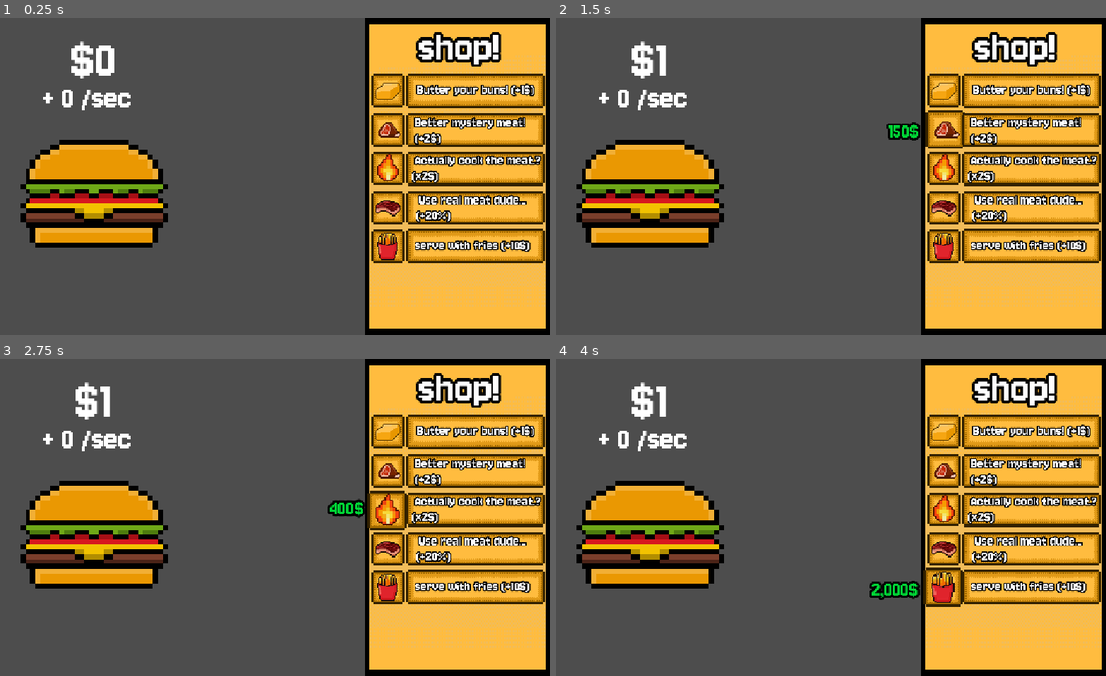
Above: before the commit, frames 1-4 (two rows, left to right).
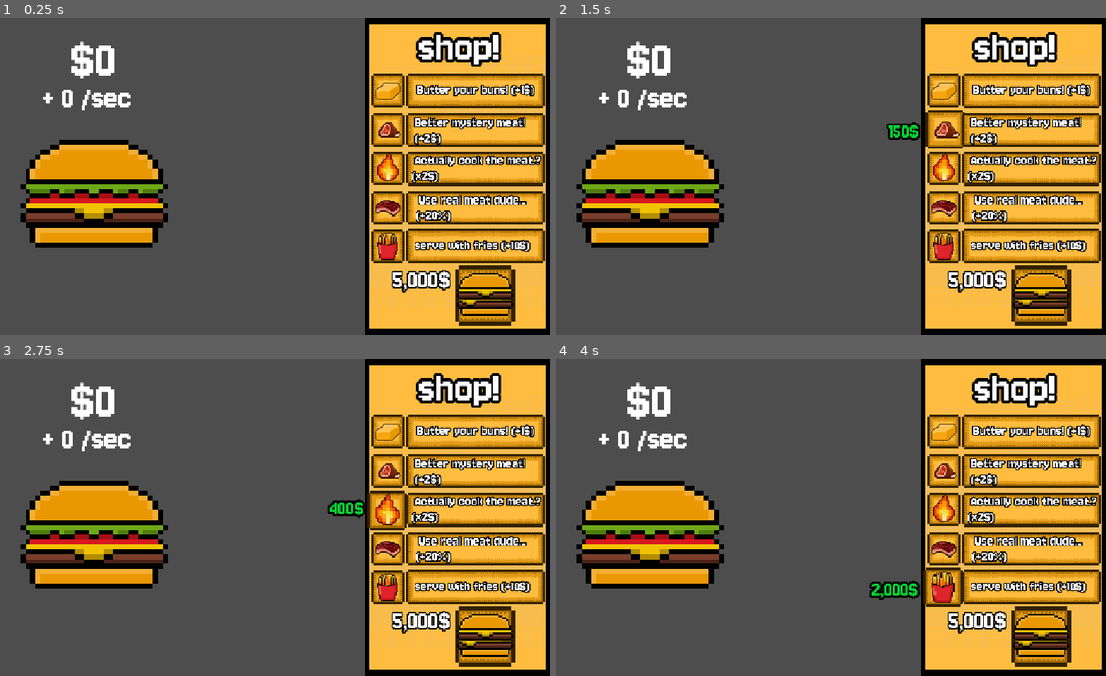
Above: after the commit, the same moments.

Repository: youswiftlmao/clicker_game
Game: Godot game, scene res://game.tscn
Same seed, same stepped clock (60 frames per second), same inputs: the game is played once before the commit and once after it. The project has no main scene, so this scene is started directly.
Inputs (mouse positions are in pixels of both pictures, inside the frame that each line leads up to):
- Up to frame 1 (0.25 s): no input
- Up to frame 2 (1.5 s): click (649, 192) at 0.5 s; click (946, 128) at 1.25 s
- Up to frame 3 (2.75 s): click (390, 507) at 2 s
- Up to frame 4 (4 s): click (946, 549) at 2.75 s; click (946, 587) at 3.5 s

The runs differ from the first frame. In frame 1, 2.5% of the frame differs, in the area x 71-94%, y 78-98%; in frame 2, 3.0%, in the area x 12-94%, y 7-98%; in frame 3, 3.0%; in frame 4, 3.0%.

Commit message:
finished first segment on the clicker game added all upgrades smoothened thew tweening finished and poliushed all animations working on the 2nd segmet total 4 segment finished one will be easy soon will finish everything and shippie yay :D

Diff:
--- a/game.tscn
+++ b/game.tscn
@@ -17,6 +17,7 @@
 [ext_resource type="Script" uid="uid://o1pyhd05dras" path="res://scripts/use_real_meat.gd" id="14_boyg6"]
 [ext_resource type="Script" uid="uid://btp8og3unhsfg" path="res://scripts/serv_w__fried.gd" id="16_e36ub"]
 [ext_resource type="Texture2D" uid="uid://clb5c0sjexpoq" path="res://assets/DONE.png" id="17_e8heu"]
+[ext_resource type="Texture2D" uid="uid://c0ijmtfsskwmj" path="res://assets/chese.png" id="18_rvswv"]
 
 [sub_resource type="Animation" id="Animation_feb5d"]
 resource_name = "PRESSED"
@@ -323,6 +324,22 @@
 "values": [Color(1, 1, 1, 0), Color(1, 1, 1, 1)]
 }
 
+[sub_resource type="Animation" id="Animation_iu0sx"]
+resource_name = "pressed"
+length = 0.2
+tracks/0/type = "value"
+tracks/0/imported = false
+tracks/0/enabled = true
+tracks/0/path = NodePath(".:scale")
+tracks/0/interp = 1
+tracks/0/loop_wrap = true
+tracks/0/keys = {
+"times": PackedFloat32Array(0, 0.10004495, 0.2),
+"transitions": PackedFloat32Array(1, 1, 1),
+"update": 0,
+"values": [Vector2(2.5, 2.5), Vector2(2.1594524, 2.1594524), Vector2(2.5, 2.5)]
+}
+
 [sub_resource type="Animation" id="Animation_boyg6"]
 resource_name = "unhober"
 length = 0.2
@@ -367,6 +384,7 @@
 _data = {
 &"RESET": SubResource("Animation_e8heu"),
 &"hover": SubResource("Animation_rvswv"),
+&"pressed": SubResource("Animation_iu0sx"),
 &"unhober": SubResource("Animation_boyg6")
 }
 
@@ -447,6 +465,22 @@
 "transitions": PackedFloat32Array(1, 1),
 "update": 0,
 "values": [Color(1, 1, 1, 0), Color(1, 1, 1, 1)]
+}
+
+[sub_resource type="Animation" id="Animation_4v2jo"]
+resource_name = "pressed"
+length = 0.2
+tracks/0/type = "value"
+tracks/0/imported = false
+tracks/0/enabled = true
+tracks/0/path = NodePath(".:scale")
+tracks/0/interp = 1
+tracks/0/loop_wrap = true
+tracks/0/keys = {
+"times": PackedFloat32Array(0, 0.1, 0.2),
+"transitions": PackedFloat32Array(1, 1, 1),
+"update": 0,
+"values": [Vector2(2.5, 2.5), Vector2(2.1594524, 2.1594524), Vector2(2.5, 2.5)]
 }
 
 [sub_resource type="Animation" id="Animation_f1jbl"]
@@ -493,6 +527,7 @@
 _data = {
 &"RESET": SubResource("Animation_e36ub"),
 &"hover": SubResource("Animation_qhcbd"),
+&"pressed": SubResource("Animation_4v2jo"),
 &"unhover": SubResource("Animation_f1jbl")
 }
 
@@ -573,6 +608,22 @@
 "transitions": PackedFloat32Array(1, 1),
 "update": 0,
 "values": [Color(1, 1, 1, 0), Color(1, 1, 1, 1)]
+}
+
+[sub_resource type="Animation" id="Animation_l1i01"]
+resource_name = "presed"
+length = 0.2
+tracks/0/type = "value"
+tracks/0/imported = false
+tracks/0/enabled = true
+tracks/0/path = NodePath(".:scale")
+tracks/0/interp = 1
+tracks/0/loop_wrap = true
+tracks/0/keys = {
+"times": PackedFloat32Array(0, 0.102930866, 0.2),
+"transitions": PackedFloat32Array(1, 1, 1),
+"update": 0,
+"values": [Vector2(2.5, 2.5), Vector2(2.1594524, 2.1594524), Vector2(2.5, 2.5)]
 }
 
 [sub_resource type="Animation" id="Animation_xa8c5"]
@@ -619,6 +670,7 @@
 _data = {
 &"RESET": SubResource("Animation_i2p71"),
 &"hover": SubResource("Animation_vaj68"),
+&"presed": SubResource("Animation_l1i01"),
 &"unhover": SubResource("Animation_xa8c5")
 }
 
@@ -699,6 +751,22 @@
 "transitions": PackedFloat32Array(1, 1),
 "update": 0,
 "values": [Color(1, 1, 1, 0), Color(1, 1, 1, 1)]
+}
+
+[sub_resource type="Animation" id="Animation_r62pu"]
+resource_name = "pesed"
+length = 0.2
+tracks/0/type = "value"
+tracks/0/imported = false
+tracks/0/enabled = true
+tracks/0/path = NodePath(".:scale")
+tracks/0/interp = 1
+tracks/0/loop_wrap = true
+tracks/0/keys = {
+"times": PackedFloat32Array(0, 0.1, 0.2),
+"transitions": PackedFloat32Array(1, 1, 1),
+"update": 0,
+"values": [Vector2(2.5, 2.5), Vector2(2.1594524, 2.1594524), Vector2(2.5, 2.5)]
 }
 
 [sub_resource type="Animation" id="Animation_36jdj"]
@@ -745,6 +813,7 @@
 _data = {
 &"RESET": SubResource("Animation_5b14r"),
 &"hober": SubResource("Animation_bnpwn"),
+&"pesed": SubResource("Animation_r62pu"),
 &"unhover": SubResource("Animation_36jdj")
 }
 
@@ -820,6 +889,43 @@
 _data = {
 &"DONE": SubResource("Animation_082n1"),
 &"RESET": SubResource("Animation_xex6t")
+}
+
+[sub_resource type="Animation" id="Animation_klri6"]
+length = 0.001
+tracks/0/type = "value"
+tracks/0/imported = false
+tracks/0/enabled = true
+tracks/0/path = NodePath(".:scale")
+tracks/0/interp = 1
+tracks/0/loop_wrap = true
+tracks/0/keys = {
+"times": PackedFloat32Array(0),
+"transitions": PackedFloat32Array(1),
+"update": 0,
+"values": [Vector2(3.8441868, 3.8441868)]
+}
+
+[sub_resource type="Animation" id="Animation_eu6ph"]
+resource_name = "new_animation"
+length = 0.2
+tracks/0/type = "value"
+tracks/0/imported = false
+tracks/0/enabled = true
+tracks/0/path = NodePath(".:scale")
+tracks/0/interp = 1
+tracks/0/loop_wrap = true
+tracks/0/keys = {
+"times": PackedFloat32Array(0, 0.1, 0.2),
+"transitions": PackedFloat32Array(1, 1, 1),
+"update": 0,
+"values": [Vector2(3.8441868, 3.8441868), Vector2(3.5, 3.5), Vector2(3.8441868, 3.8441868)]
+}
+
+[sub_resource type="AnimationLibrary" id="AnimationLibrary_edr7y"]
+_data = {
+&"RESET": SubResource("Animation_klri6"),
+&"new_animation": SubResource("Animation_eu6ph")
 }
 
 [node name="game" type="Node2D" unique_id=1154392844]
@@ -1225,6 +1331,30 @@
 [node name="AnimationPlayer" type="AnimationPlayer" parent="CanvasLayer/Done5" unique_id=1224397410]
 libraries/ = SubResource("AnimationLibrary_aa0lp")
 
+[node name="TextureButton2" type="TextureButton" parent="CanvasLayer" unique_id=1199896212]
+offset_left = 1004.0
+offset_top = 551.0
+offset_right = 1036.0
+offset_bottom = 583.0
+scale = Vector2(3.8441868, 3.8441868)
+pivot_offset = Vector2(16, 16)
+texture_normal = ExtResource("18_rvswv")
+
+[node name="AnimationPlayer" type="AnimationPlayer" parent="CanvasLayer/TextureButton2" unique_id=534259930]
+libraries/ = SubResource("AnimationLibrary_edr7y")
+
+[node name="RichTextLabel" type="RichTextLabel" parent="CanvasLayer/TextureButton2" unique_id=1413445538]
+layout_mode = 0
+offset_left = -36.28675
+offset_top = -0.12824857
+offset_right = 123.81951
+offset_bottom = 73.73143
+scale = Vector2(0.23071489, 0.23071489)
+theme_override_constants/outline_size = 12
+theme_override_fonts/normal_font = ExtResource("4_fc0e3")
+theme_override_font_sizes/normal_font_size = 64
+text = " 5,000$"
+
 [connection signal="mouse_entered" from="TextureButton" to="TextureButton" method="_on_mouse_entered"]
 [connection signal="mouse_exited" from="TextureButton" to="TextureButton" method="_on_mouse_exited"]
 [connection signal="pressed" from="TextureButton" to="." method="_on_texture_button_pressed"]
@@ -1235,9 +1365,13 @@
 [connection signal="pressed" from="CanvasLayer/buttered buns" to="." method="_on_buttered_buns_pressed"]
 [connection signal="mouse_entered" from="CanvasLayer/mystermy meat" to="CanvasLayer/mystermy meat" method="_on_mouse_entered"]
 [connection signal="mouse_exited" from="CanvasLayer/mystermy meat" to="CanvasLayer/mystermy meat" method="_on_mouse_exited"]
+[connection signal="pressed" from="CanvasLayer/mystermy meat" to="." method="_on_mystermy_meat_pressed"]
 [connection signal="mouse_entered" from="CanvasLayer/cooking meat" to="CanvasLayer/cooking meat" method="_on_mouse_entered"]
 [connection signal="mouse_exited" from="CanvasLayer/cooking meat" to="CanvasLayer/cooking meat" method="_on_mouse_exited"]
+[connection signal="pressed" from="CanvasLayer/cooking meat" to="." method="_on_cooking_meat_pressed"]
 [connection signal="mouse_entered" from="CanvasLayer/use real meat" to="CanvasLayer/use real meat" method="_on_mouse_entered"]
 [connection signal="mouse_exited" from="CanvasLayer/use real meat" to="CanvasLayer/use real meat" method="_on_mouse_exited"]
+[connection signal="pressed" from="CanvasLayer/use real meat" to="." method="_on_use_real_meat_pressed"]
 [connection signal="mouse_entered" from="CanvasLayer/serv w_ fried" to="CanvasLayer/serv w_ fried" method="_on_mouse_entered"]
 [connection signal="mouse_exited" from="CanvasLayer/serv w_ fried" to="CanvasLayer/serv w_ fried" method="_on_mouse_exited"]
+[connection signal="pressed" from="CanvasLayer/serv w_ fried" to="." method="_on_serv_w__fried_pressed"]
--- a/scripts/game.gd
+++ b/scripts/game.gd
@@ -4,7 +4,7 @@
 var moneyperclick: int = 1
 var moneypersec: int = 0
 var displayed_money: int = 0
-
+var animation_speed := 10.0
 
 var bought1 = false
 var bought2 = false
@@ -27,12 +27,16 @@
 	money += moneyperclick
 	pop_label()
 
-func _process(_delta: float) -> void:
-	if displayed_money < money:
-		var diff = money - displayed_money
-		displayed_money += int(clamp(diff * 0.05, 1, 5))
-	elif displayed_money > money:
-		displayed_money -= 1
+
+
+func _process(delta: float) -> void:
+	displayed_money = lerp(displayed_money, money, delta * animation_speed)
+
+	# Snap when close enough
+	if abs(displayed_money - money) < 1:
+		displayed_money = money
+
+	moneycount.text = "$" + str(int(displayed_money))
 	moneycount.text = "$" + str(displayed_money)
 
 	money_per_sec_label.text = "+ " + str(moneypersec) + " /sec"
@@ -50,7 +54,14 @@
 		$CanvasLayer/BUY3/AnimationPlayer.play("fade")
 	else:
 		$CanvasLayer/BUY3/AnimationPlayer.stop()
-
+	if money >= 900 and !bought4:
+		$CanvasLayer/BUY4/AnimationPlayer.play("fade")
+	else:
+		$CanvasLayer/BUY4/AnimationPlayer.stop()
+	if money >= 2000 and !bought5:
+		$CanvasLayer/BUY5/AnimationPlayer.play("fade")
+	else:
+		$CanvasLayer/BUY5/AnimationPlayer.stop()
 func pop_label():
 	moneycount.scale = base_scale
 
@@ -77,4 +88,53 @@
 
 
 func _on_money_timer_timeout() -> void:
+	MPSUPD()
+
+
+func _on_mystermy_meat_pressed() -> void:
+	if money >= 150:
+		money -= 150
+		moneyperclick += 2
+		moneypersec += 1
+		$"CanvasLayer/mystermy meat/AnimationPlayer".play("pressed")
+		$CanvasLayer/Done2/AnimationPlayer.play("DONE")
+		$"CanvasLayer/mystermy meat".mouse_filter = Control.MOUSE_FILTER_IGNORE
+		bought2 = true
+
+func _on_cooking_meat_pressed() -> void:
+	if money >= 400:
+		money -= 400
+		moneyperclick += 4
+		moneypersec += 1
+		$"CanvasLayer/cooking meat/AnimationPlayer".play("pressed")
+		$CanvasLayer/Done3/AnimationPlayer.play("DONE")
+		$"CanvasLayer/cooking meat".mouse_filter = Control.MOUSE_FILTER_IGNORE
+		bought3 = true
+
+
+func _on_use_real_meat_pressed() -> void:
+	if money >= 900:
+		money -= 900
+		moneyperclick += 2
+		moneypersec += 2
+		$"CanvasLayer/use real meat/AnimationPlayer".play("presed")
+		$CanvasLayer/Done4/AnimationPlayer.play("DONE")
+		$"CanvasLayer/use real meat".mouse_filter = Control.MOUSE_FILTER_IGNORE
+		bought4 = true
+
+
+func _on_serv_w__fried_pressed() -> void:
+		if money >= 2000:
+			money -= 2000
+			moneyperclick += 10
+
+			moneypersec += 10
+			$"CanvasLayer/serv w_ fried/AnimationPlayer".play("pesed")
+			$CanvasLayer/Done5/AnimationPlayer.play("DONE")
+			$"CanvasLayer/serv w_ fried".mouse_filter = Control.MOUSE_FILTER_IGNORE
+			bought5 = true
+
+func MPSUPD():
 	money += moneypersec
+	if moneypersec > 0:
+		pop_label()
Binary file changed: assets/chese.png
